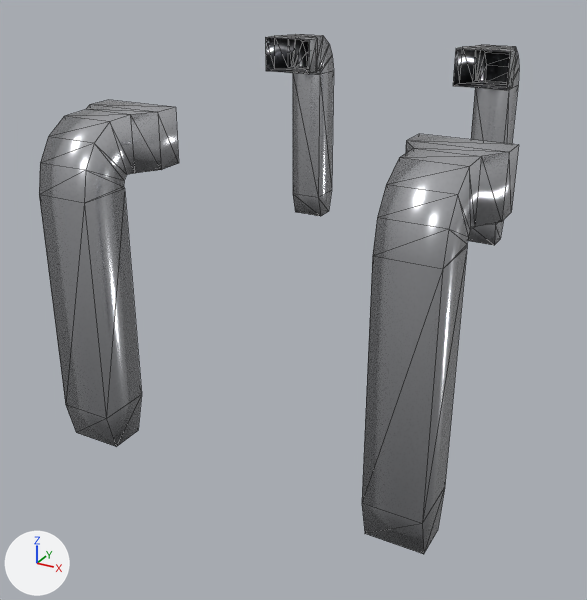
Before and after pictures for a commit that changed the glTF model hosts/greeter/bao-3d-legs-a.glb.
Rendered twice from a 50 mm camera at (3.94, -8.36, 1.54) aimed at (-0.28, -0.69, -2.29). Lighting does not change. The marker at lower left points along +X, +Y and +Z. The older version comes first. Mesh edges are drawn as thin lines.

The first picture shows 'Cube.006-baked'.
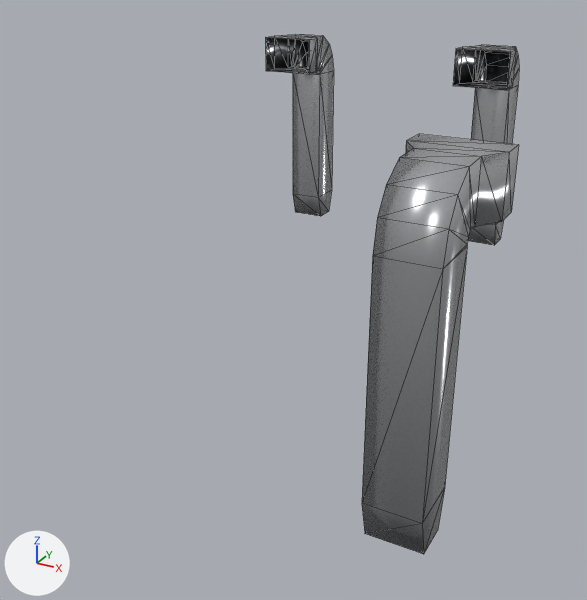
Location of each change, [x1, y1, x2, y2] in pixels of the pictures (587 x 600 px):
```json
{"object": "Cube.006-baked", "change": "reshaped", "before": [39, 34, 519, 554], "after": [265, 34, 519, 554], "on screen": "47% narrower"}
{"part": 1, "of": "me_cube_016", "change": "deleted", "before": [39, 100, 179, 447]}
```

The change, as JSON lines over the scene's bpy script:
```json
{"block": "me_cube_016", "where": "# used by ob_cube_006_baked; location = (0.0, 0.0, 0.0)"}
{"op": "remove", "block": "me_cube_016", "code": "me_cube_016.from_pydata(...)  # 144 vertices, 264 faces; spans x -2.59..2.59, y -3.73..3.73, z -2.66..0.25"}
{"op": "add", "block": "me_cube_016", "code": "me_cube_016.from_pydata(...)  # 108 vertices, 198 faces; spans x -2.59..2.59, y -3.73..3.73, z -2.66..0.25"}
{"block": "me_cube_016", "change": "me_cube_016 part 1: the loose piece of 36 vertices spanning x -1.11..-0.37, y -3.73..-2.63, z -2.66..0.25 is deleted"}
```
